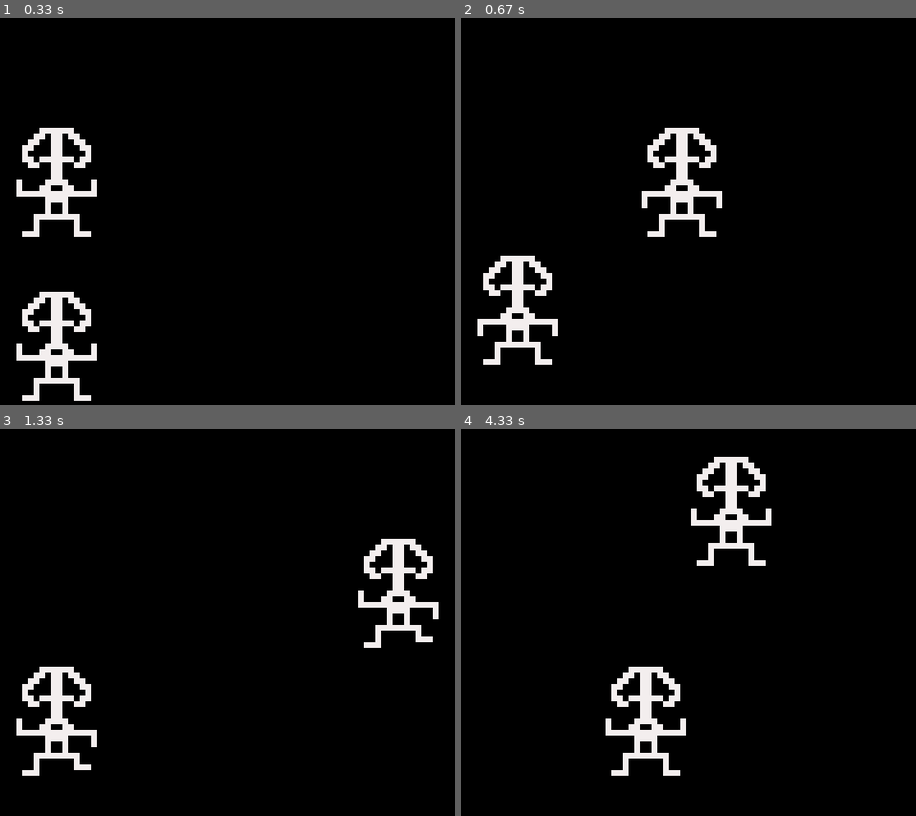
Above: before the commit, frames 1-4 (two rows, left to right).
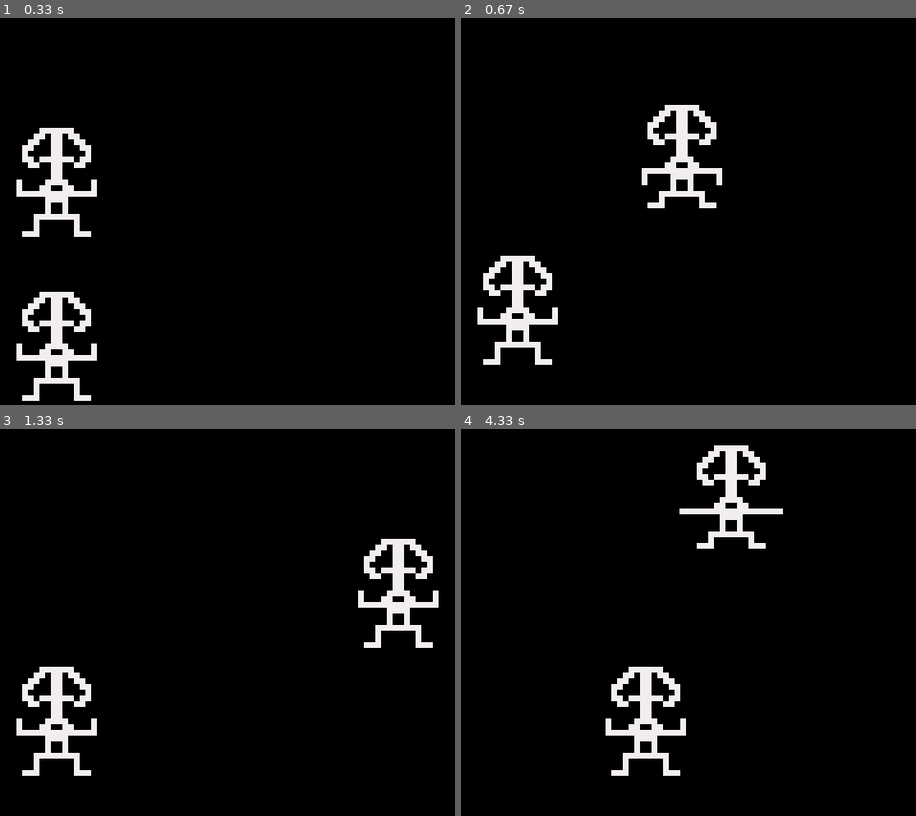
Above: after the commit, the same moments.

Repository: aily9661/Coding.Foundations
Game: pygame game, started from Objects/pygameSpritesPC07/spriteAnimation.py
Two runs of this game, one before a commit and one after it. Both use one fixed random seed, a clock stepped at 60 frames per second and the inputs below.
Inputs:
- Up to frame 1 (0.33 s): no input
- Up to frame 2 (0.67 s): hold J from 0.33 s (still down); hold Right from 0.33 s (still down)
- Up to frame 3 (1.33 s): release J at 0.8 s; release Right at 0.8 s; hold Right 0.83-1.3 s
- Up to frame 4 (4.33 s): hold Up 1.33-1.63 s; tap J at 1.4, 1.73, 2.03, 2.23, 2.53, 2.8, 3.13, 3.43, 3.57, 3.97, 4.27 s; hold Right 1.67-2.13 s; hold Left 2.17-2.7 s; hold Down 2.73-3.03 s; hold Left 3.07-3.47 s; hold Up 3.5-3.87 s; hold Right from 3.9 s (still down)

Frame 1 is identical in both runs. In frame 2, 2.5% of the frame differs, in the area x 3-58%, y 22-83%; in frame 3, 0.3%; in frame 4, 2.4%.

Commit message:
Update spriteAnimation.py

Diff:
--- a/Objects/pygameSpritesPC07/spriteAnimation.py
+++ b/Objects/pygameSpritesPC07/spriteAnimation.py
@@ -19,7 +19,7 @@
         #animation. When we push 'j' in the main event loop this boolean
         #will be set to true
 
-        #<new boolean property for controlling jump animation state>
+        self.is_jumping = False
 
         #Our list of images saved as a property called self.sprites
         #we initialize it as an empty list and append to it in a for loop
@@ -29,7 +29,7 @@
         #these images are included in your starter code as "skeljmp_0.png", "skeljmp_1.png"
         #etc..
 
-        #<a new list for storing and managing the "jump" animation>
+        self.jumpSprites = []
 
         #a loop for loading images
         for i in range(6):
@@ -38,13 +38,14 @@
         #PC07 (3): We need another loop to load our jump animation images and append them
         # to our new list. In the start file there are 8 skeljmp_N.png images. You'll
         # append these images to the list you created above
-        #<a new for loop that loads our new skeljmp images and appends them to our new list>
+        for i in range(8):
+            self.jumpSprites.append(pygame.image.load('skeljmp_'+ '%01d' % i +'.png'))
 
         #a property for storing the current index of the list
         self.current_sprite = 0
 
         #PC07 (4): we need a new property to index into our new list of jump image
-        #<a new property for keeping track of an index for our new list of jmp images>
+        self.current_jumpSprite = 0
 
         #initial image will be the first one, index 0
         self.image = self.sprites[self.current_sprite]
@@ -65,42 +66,34 @@
     # we will need to develop our update function to animate
     # our sprite and perhaps add another function!
     def update(self):
+        self.runAnimationBasic()
+        self.runAnimationJump()
+
+    def runAnimationBasic(self):
         #increment self.current_sprite if self.is_animating is True
         if self.is_animating:
             self.current_sprite += 0.25
 
-        if self.current_sprite >= len(self.sprites):
-            self.current_sprite = 0
-            self.is_animating = False
+            if self.current_sprite >= len(self.sprites):
+                self.current_sprite = 0
+                self.is_animating = False
+
+            #set self.image which is what is drawn when the moving_sprites.draw(screen)
+            #call is made below in the main while loop.
+            self.image = self.sprites[int(self.current_sprite)]
+
+    def runAnimationJump(self):
+        #increment self.current_sprite if self.is_animating is True
+        if self.is_jumping:
+            self.current_jumpSprite += 0.25
+
+        if self.current_jumpSprite >= len(self.jumpSprites):
+            self.current_jumpSprite = 0
+            self.is_jumping = False
 
         #set self.image which is what is drawn when the moving_sprites.draw(screen)
         #call is made below in the main while loop.
-        self.image = self.sprites[int(self.current_sprite)]
-
-    #MP07 -- Create a new method "runAnimationBasic()" that does what the update()
-    #function currently does. The idea is that we may have several animation
-    #behaviors and our update() function can call each of the animation methods.
-    #This is mainly to keep things clean and separate different animation behaviors
-    #from each other to decrease the chance of introducing errors.
-    #For the finished PC07 project we will have "runAnimationBasic()" and
-    # "runAnimationJump()"
-
-    #Here is the stub for runAnimationBasic() uncomment the line below to develop
-    #this function (which will literally be copying the current contents of update()
-    # into this function) to be replaced by calling this function instead
-    #What is different about calling a method inside a class versus outside the class?
-
-    #def runAnimationBasic(self):
-
-    #PC07 (5): We now want to write a function "runAnimationJump()" it is going to be the
-    #exact same structure of "runAnimationBasic()" but using the new properties we defined
-    #in the Player class (our new boolean, our new list, and our new index variable)
-    #in our "update()" function, we will just call "animationBasic()" and "animationJump()"
-    #this will keep different animation behaviors separated from each other and reduce
-    #the introduction of erros
-
-    #<a runAnimationJump() function, it has the same structure of runAnimationBasic,
-    #but needs to use the new properties we added to the Player class>
+        self.image = self.jumpSprites[int(self.current_jumpSprite)]
 
     #When any of the arrow keys are pressed (direction != 0 below in the main loop)
     #we set self.is_animating to True
@@ -111,7 +104,10 @@
     #boolean to true. It is the same as animate() but operates on the first new property
     #you added to the Player class above
 
-    #<a new "animateJump()" function
+    def animateJump(self):
+        self.is_jumping = True
+
+
 
 #initializes the pygame environment
 pygame.init()
@@ -160,9 +156,11 @@
     #it should call "animationJump()" from above which sets our jump animation
     #boolean to True
 
-    #<a new variable that captures the "pressed state" of the "j" key
+    jumped = keystate[pygame.K_j]
     #if the "j" is pressed, this variable will be assigned the boolean "True"
     #use this variable in an if statement to call "animationJump()" if it is "True">
+    if jumped:
+        player.animateJump()
 
     if directionX != 0:
         player.animate()
